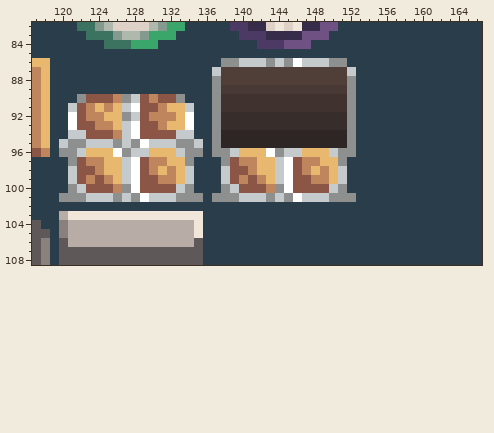
Two versions of one pixel-art file, AngeliA Framework/Runtime/General/Artwork/Environment/Furniture.ase. The picture above is the old version.
256x256 pixels, 1 frame. Colours within 5 levels of each other are drawn and written as one. Shown: x 117..166, y 82..108.
Once edited:
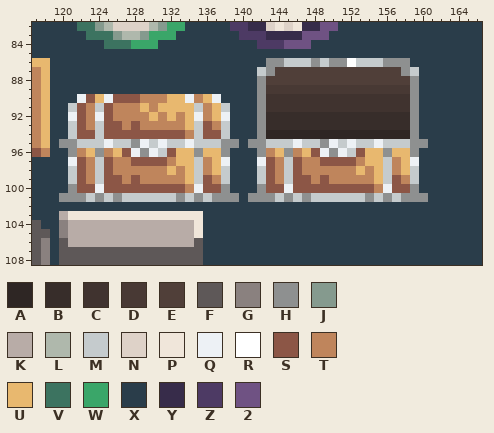
Palette (. is transparent): A #2e2624  B #372d2a  C #40332f  D #483934  E #503f39  F #5e5858  G #8a817f  H #8e9090  J #859a8e  K #b8aca7  L #afb8ac  M #c5cbcd  N #ded2c8  P #f0e6da  Q #edf1f5  R #ffffff  S #8c5646  T #bf855c  U #e8b86f  V #3c7360  W #3aa669  X #2a3d4a  Y #372c4a  Z #4d3a64  2 #6f5283
Edits made:
Layer "@Meta #z=-34 #pivotY=0":
y 86: x 138..142 HHMMM -> XXXXX; x 144..146 MHR -> HMM; x 148 M -> H; x 152..158 XXXXXXX -> RMMMHHH
y 87: x 137..143 MEEEEEE -> XXXXXMH; x 152..159 MXXXXXXX -> EEEEEEHM
y 88: x 137..142 HEEEEE -> XXXXXH; x 152..159 HXXXXXXX -> EEEEEEEH
y 89: x 137..142 HDDDDD -> XXXXXH; x 152..159 HXXXXXXX -> DDDDDDDH
y 90: x 122 H -> Q; x 124..129 SSTHMS -> UQSSST; x 131..142 SSHXXXHCCCCC -> TUUQTUQXXXXH; x 152..159 HXXXXXXX -> CCCCCCCH
y 91: x 124..131 UTUMRSST -> MSTTTUTU; x 134..142 MXXHCCCCC -> UMTUMXXXH; x 152..159 HXXXXXXX -> CCCCCCCH
y 92: x 121 R -> Q; x 124..130 TUUHMST -> QSTTTTU; x 132..142 TURXXHBBBBB -> UTUQTUQXXXH; x 152..159 HXXXXXXX -> BBBBBBBH
y 93: x 121 R -> M; x 123..130 STTUMRSS -> TMSSTSTT; x 132..142 UURXXHBBBBB -> TTUMSTMXXXH; x 152..159 HXXXXXXX -> BBBBBBBH
y 94: x 122 M -> S; x 124 S -> M; x 126..128 TMR -> SSS; x 133..142 MMXXHAAAAA -> STMSSMXXXH; x 152..159 HXXXXXXX -> AAAAAAAH
y 95: x 120 M -> H; x 122 H -> M; x 125..126 MH -> QM; x 129 R -> Q; x 131 M -> Q; x 133..134 HH -> MQ; x 136..160 XHAAAAAAAAAAAAAAHXXXXXXXX -> MMHHXHHMMMQMMHQMQMMQMMMHH
y 96: x 120 H -> X; x 122 M -> T; x 124..134 UURHMMUUUMH -> HTUSQHQMSUU; x 136..137 XH -> UU; x 139..146 MUUURHMM -> XXXHTUHT; x 148..159 UUMHHXXXXXXX -> SQHQMSUUHUUH
y 97: x 121 H -> Q; x 124..128 TUUMR -> MSTTS; x 130..132 TTU -> SST; x 134..145 HXXXHSTTUUMR -> UMTUQXXXQSTM; x 149..159 UUHXXXXXXXX -> SSSSTUUMTUQ
y 98: x 123..129 STUUMRS -> TMSTTTT; x 131..137 UTUMXXX -> TUTUMTU; x 139..145 SSTUUMR -> XXXMSTM; x 148 U -> T; x 150..159 UMXXXXXXXX -> TTTUTUMTUM
y 99: x 124..130 STUMRSS -> MSSTSTT; x 133..137 UMXXX -> TUMST; x 139..145 STSTUMR -> XXXMSTM; x 149..159 TUMXXXXXXXX -> STTTTTUMSTM
y 100: x 122 M -> S; x 124 S -> Q; x 126..128 THR -> SSS; x 133..137 MHXXX -> STQSS; x 139..145 MSSSTHR -> XXXHSSQ; x 150..159 MHXXXXXXXX -> SSSSSTQSSH
y 101: x 124 M -> H; x 128..129 HR -> MM; x 134 H -> M; x 136 X -> M; x 140..142 MMM -> XHH; x 146..147 RM -> MH; x 150..160 HHHXXXXXXXX -> MMMMHMHMHHH
